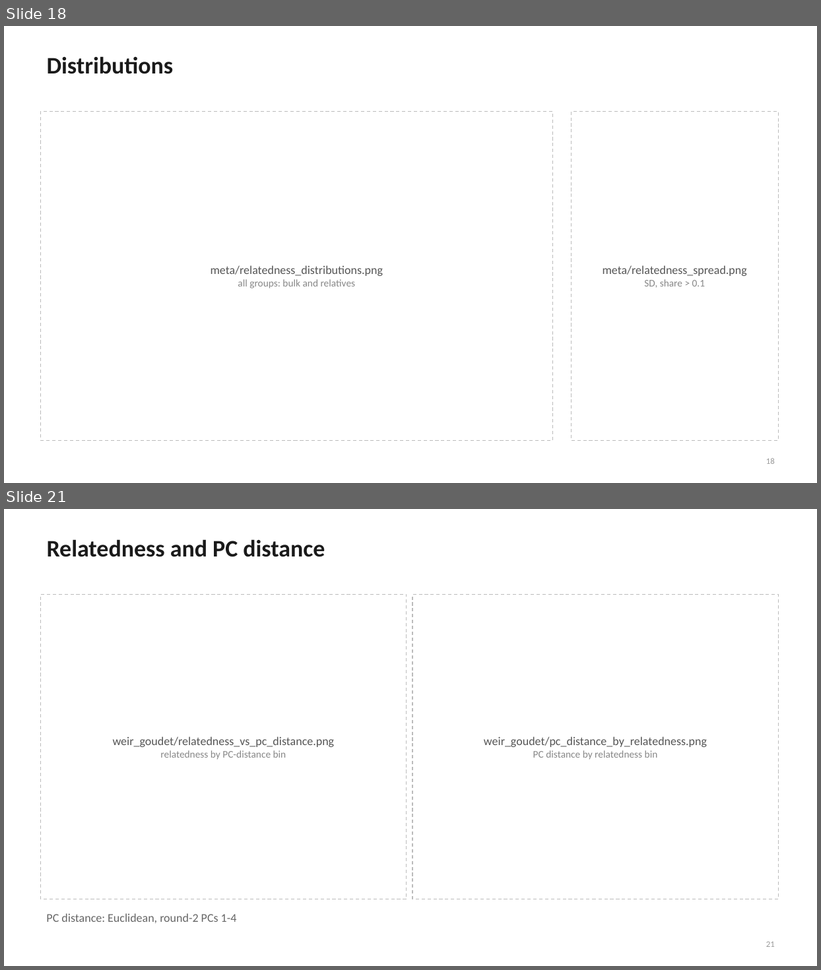
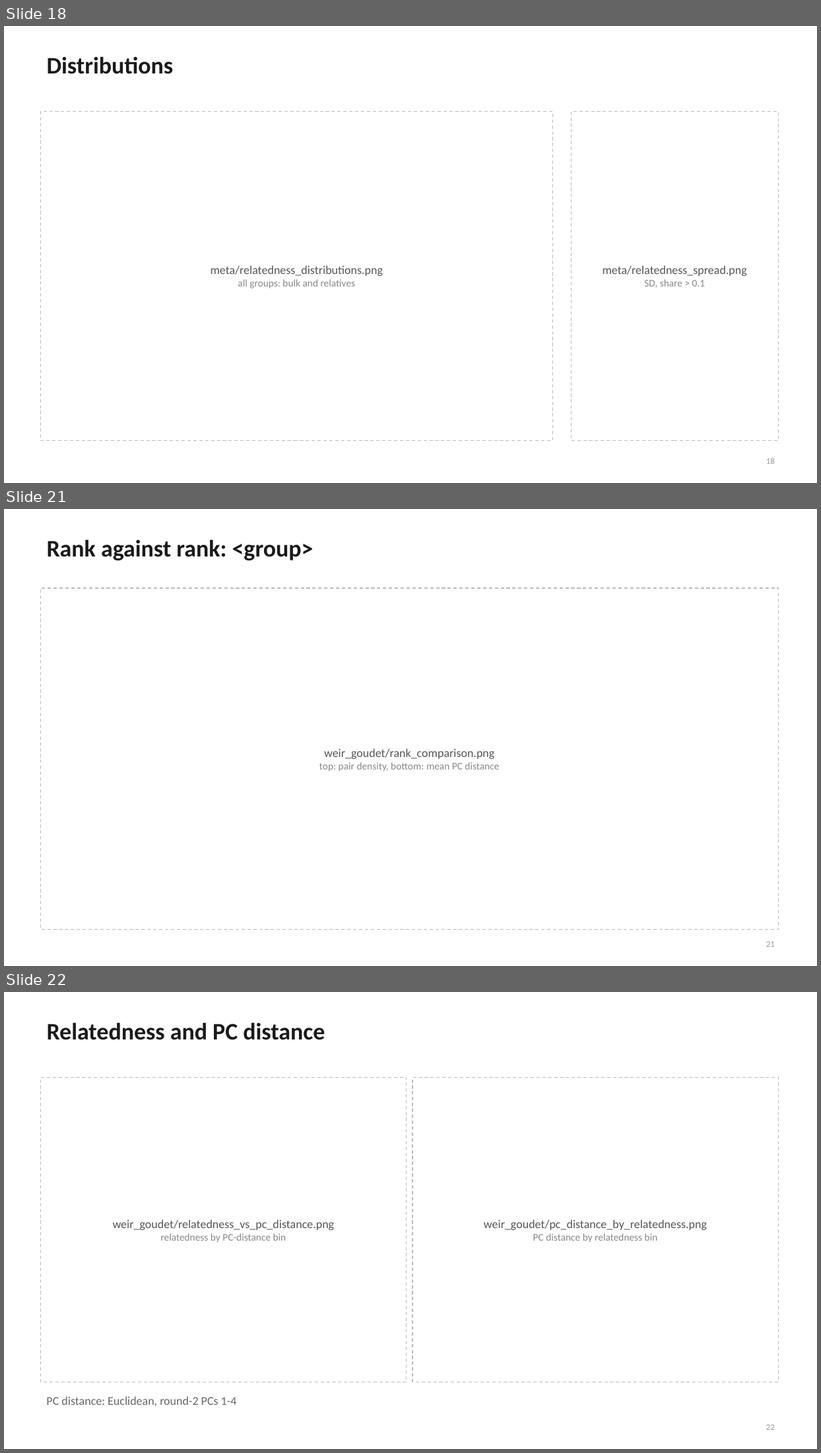
Before and after one commit to mkiravn/aou-covariance, a slide deck: slides/relatedness_scaffold.pptx. Shown one above the other, each under a label of ours: slides 18 and 21 before the commit, slides 18, 21 and 22 after it; the slides between them are not shown. The pictures are 821x970 and 821x1453 pixels, drawn with LibreOffice and Linux fonts; fonts in the diff are those of the drawing. Boxes give left, top, right and bottom in pixels: in the first picture for what was removed or moved away, otherwise in the second. Text is boxed around its words. In the diff, an @@ line names an element or a change of style, - is before the commit and + after.

```diff
--- a/slides/relatedness_scaffold.pptx
+++ b/slides/relatedness_scaffold.pptx
@@ slide 21 added at <box>4,509,817,966</box>, background #FFFFFF @@
@@ title added at <box>47,539,314,560</box>, 28 pt, text #1A1A1A, bold @@
+Rank against rank: <group>
@@ rectangle added at <box>40,588,779,930</box>, fill #FFFFFF, outline #BBBBBB 1 pt dashed @@
@@ text added at <box>319,749,499,772</box>, 12 pt, text #888888 @@
+weir_goudet/rank_comparison.png
+top: pair density, bottom: mean PC distance
@@ page number added at <box>766,942,775,947</box>, 10 pt, text #999999 @@
+21
@@ what was slide 21 is now slide 22 @@
@@ page number at <box>766,1425,775,1430</box>: text changed @@
-21
+22
```
Also in this commit, not shown: 10 slides changed, 2 other slides added, 2 other files.
